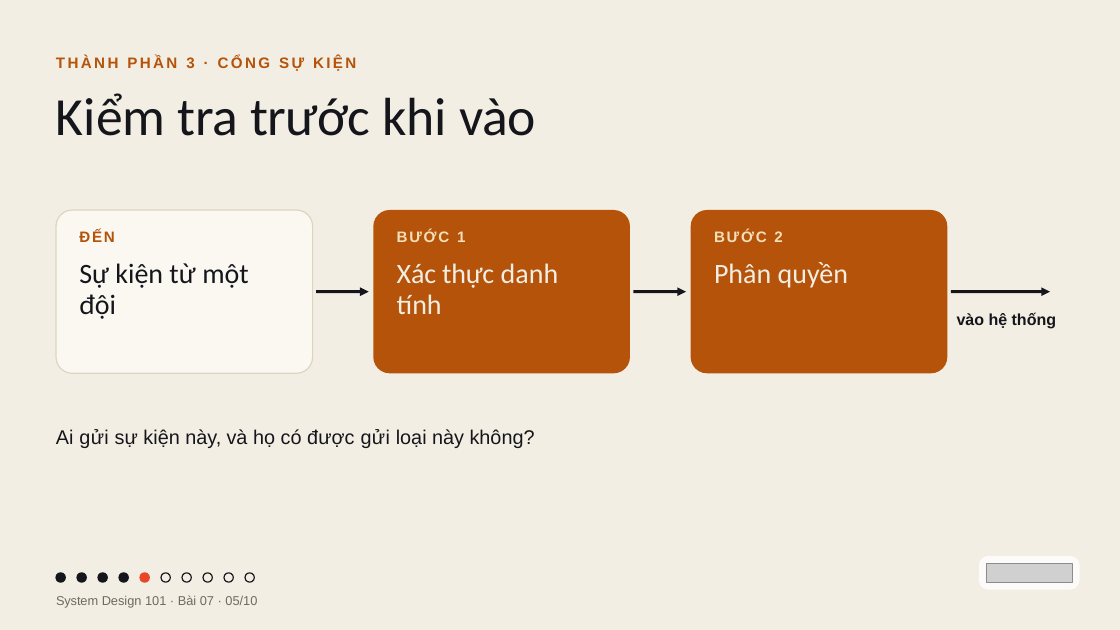
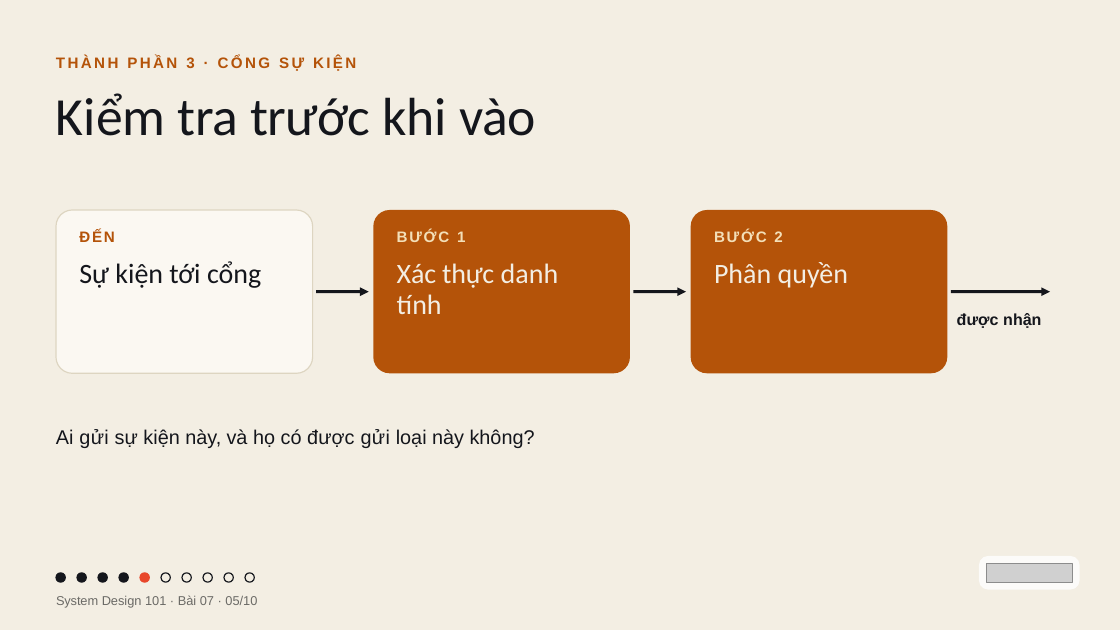
Before and after one commit to vohoailinh90/tool-marketing-studio, a slide deck: slide 5 of system-design-101/vi/lessons/sd-02-007/slides/sd-02-007.pptx. Drawn at 1120x630 pixels with LibreOffice and Linux fonts; fonts in the diff are those of the drawing; grey boxes stand for pictures. Boxes give left, top, right and bottom in pixels: in the first picture for what was removed or moved away, otherwise in the second. Text is boxed around its words. In the diff, an @@ line names an element or a change of style, - is before the commit and + after.

```diff
--- a/system-design-101/vi/lessons/sd-02-007/slides/sd-02-007.pptx
+++ b/system-design-101/vi/lessons/sd-02-007/slides/sd-02-007.pptx
@@ text at bbox=[79, 261, 261, 288]: text changed @@
-Sự kiện từ một đội
+Sự kiện tới cổng
@@ text at bbox=[957, 313, 1041, 328]: text changed @@
-vào hệ thống
+được nhận
```
Also in this commit, not shown: 1 other slide changed, 1 other file.
